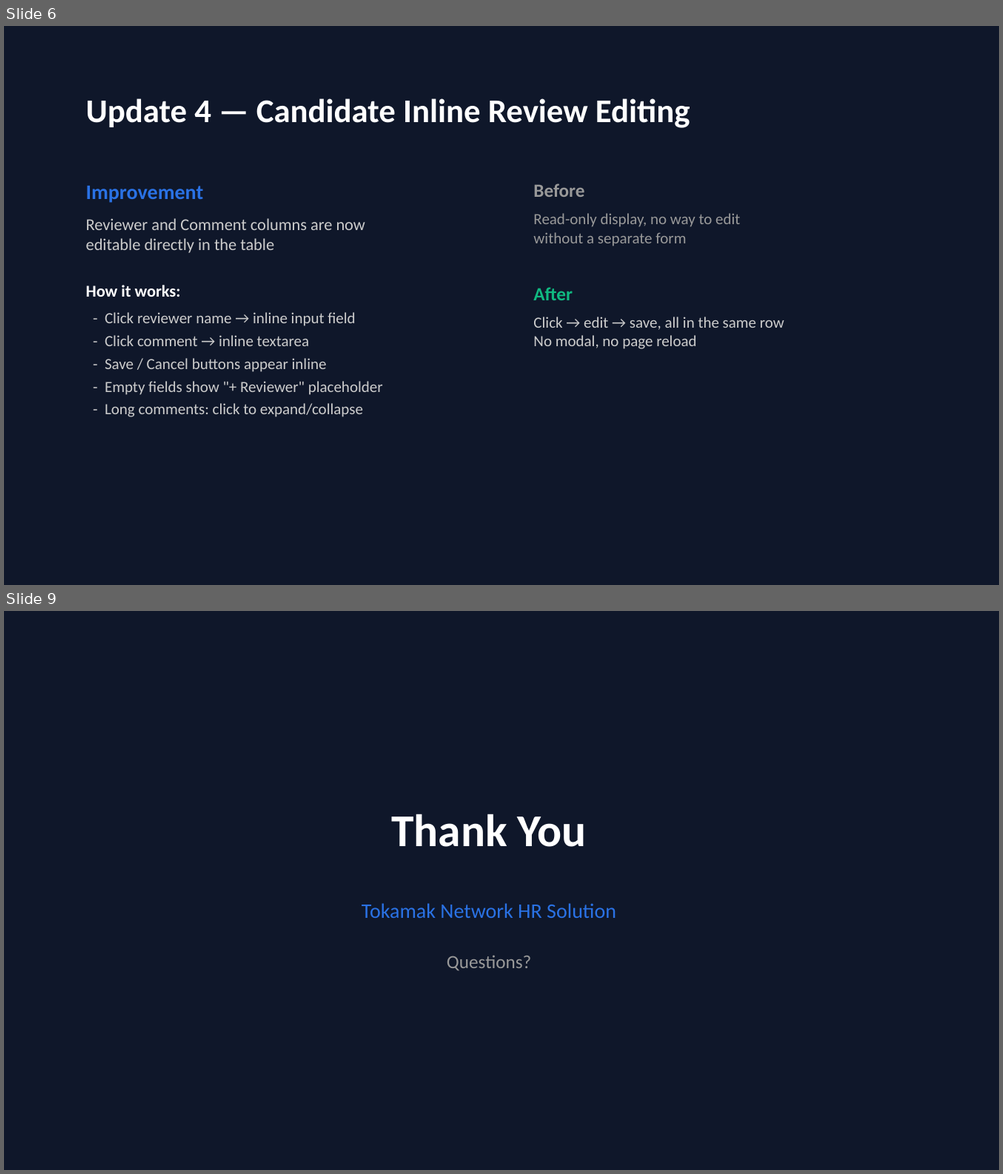
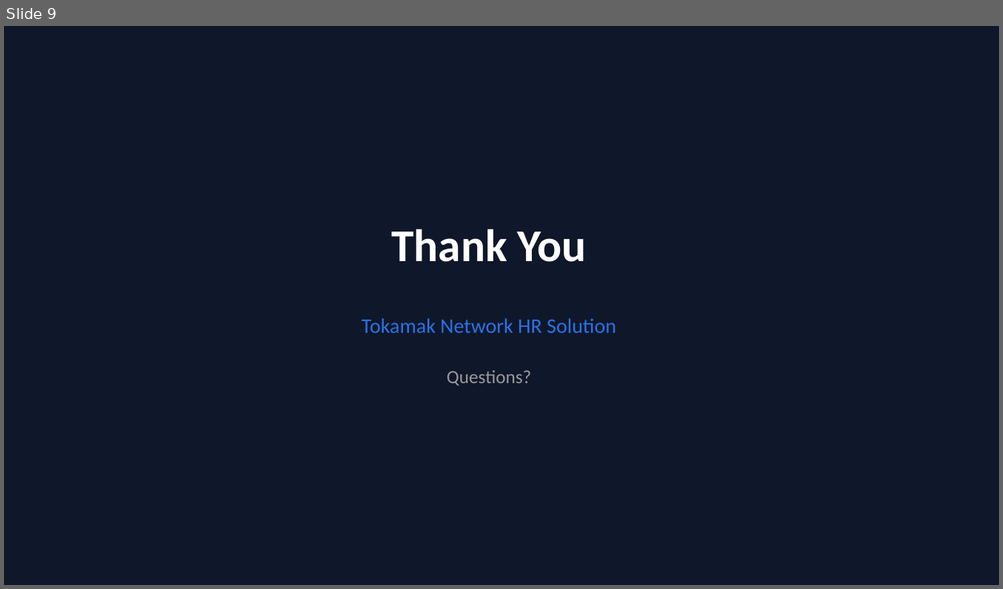
Before and after one commit to tokamak-network/hr-automation-process, a slide deck: docs/10. update-2026-05-28.pptx. Shown one above the other, each under a label of ours: slides 6 and 9 before the commit, slide 9 after it; the slides between them are not shown. The pictures are 1003x1174 and 1003x589 pixels, drawn with LibreOffice and Linux fonts; fonts in the diff are those of the drawing. Boxes give left, top, right and bottom in pixels: in the first picture for what was removed or moved away, otherwise in the second. Text is boxed around its words. In the diff, an @@ line names an element or a change of style, - is before the commit and + after.

```diff
--- a/docs/10. update-2026-05-28.pptx
+++ b/docs/10. update-2026-05-28.pptx
@@ slide 6 removed at bbox=[4, 26, 999, 585], background #0F172A @@
@@ text removed at bbox=[86, 99, 690, 128] @@
-Update 4 — Candidate Inline Review Editing
@@ text removed at bbox=[86, 186, 383, 417] @@
-Improvement
-Reviewer and Comment columns are now
-editable directly in the table
-How it works:
-- Click reviewer name → inline input field
-- Click comment → inline textarea
-- Save / Cancel buttons appear inline
-- Empty fields show "+ Reviewer" placeholder
-- Long comments: click to expand/collapse
@@ text removed at bbox=[533, 184, 784, 349] @@
-Before
-Read-only display, no way to edit
-without a separate form
-After
-Click → edit → save, all in the same row
-No modal, no page reload
```
Also in this commit, not shown: 6 slides changed, 2 slides added, 1 other slide removed, 1 other file.
